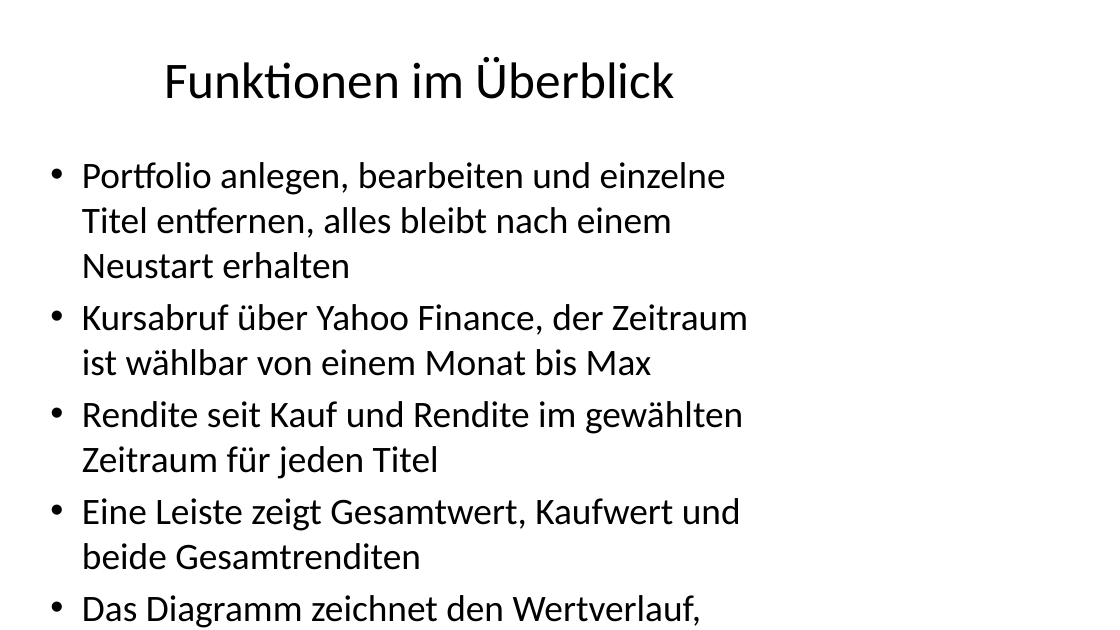
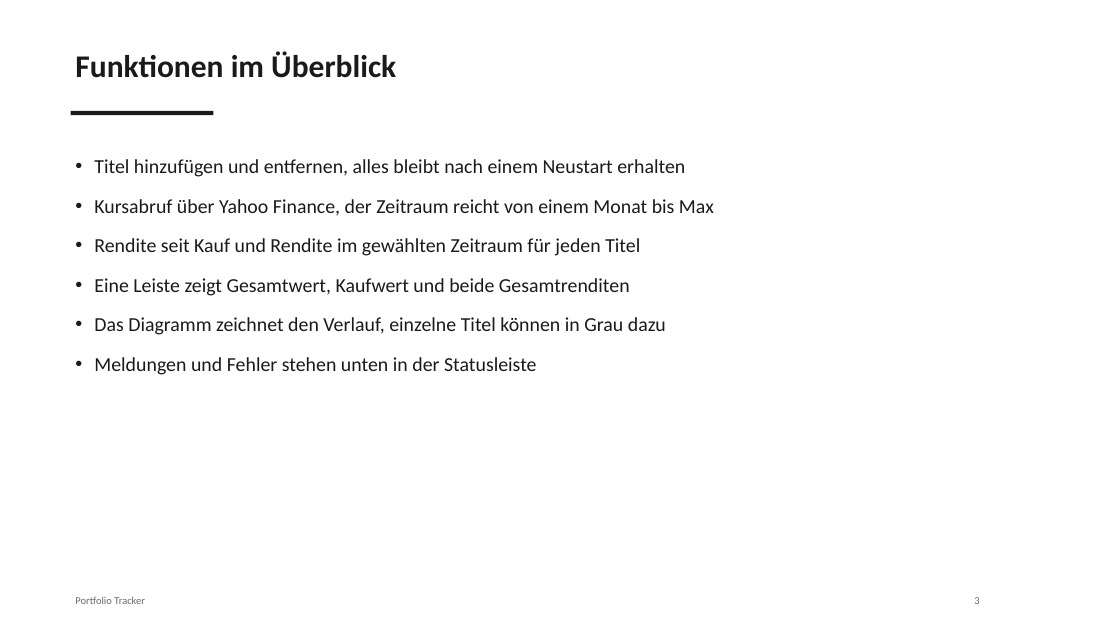
Before and after one commit to Apewee/PortfolioTracker, a slide deck: slide 4 of PortfolioPräsentation.pptx. Drawn at 1120x630 pixels with LibreOffice and Linux fonts; fonts in the diff are those of the drawing. Boxes give left, top, right and bottom in pixels: in the first picture for what was removed or moved away, otherwise in the second. Text is boxed around its words. In the diff, an @@ line names an element or a change of style, - is before the commit and + after.

```diff
--- a/PortfolioPräsentation.pptx
+++ b/PortfolioPräsentation.pptx
@@ text "Funktionen im Überblick": place and size @@
-text "Funktionen im Überblick" at bbox=[164, 57, 675, 99]
+text "Funktionen im Überblick" at bbox=[75, 51, 396, 78]
@@ text "Funktionen im Überblick" at bbox=[75, 51, 396, 78]: size 44 to 27 pt, text colour #000000 to #1A1A1A, bold on; alignment centre to left; vertical alignment middle to top @@
@@ rectangle added at bbox=[71, 111, 213, 115], fill #1A1A1A @@
@@ text "Titel hinzufügen und entfernen, alles ...": place and size @@
-text "Titel hinzufügen und entfernen, alles ..." at bbox=[82, 162, 748, 628]
+text "Titel hinzufügen und entfernen, alles ..." at bbox=[94, 159, 714, 375]
@@ text at bbox=[94, 159, 714, 216]: text changed; size 32 to 17 pt; text colour #000000 to #1A1A1A @@
-• Portfolio anlegen, bearbeiten und einzelne Titel entfernen, alles bleibt nach einem Neustart erhalten
-• Kursabruf über Yahoo Finance, der Zeitraum ist wählbar von einem Monat bis Max
+• Titel hinzufügen und entfernen, alles bleibt nach einem Neustart erhalten
+• Kursabruf über Yahoo Finance, der Zeitraum reicht von einem Monat bis Max
@@ text at bbox=[94, 238, 640, 375]: size 32 to 17 pt, text colour #000000 to #1A1A1A in "Rendite seit Kauf und Rendite im gewählten ...", "Eine Leiste zeigt Gesamtwert, Kaufwert und beide ...", "Meldungen und Fehler stehen unten in der ..."; indent changed; line spacing 1 to 1.12; more space between paragraphs @@
@@ text at bbox=[94, 317, 666, 335]: text changed; size 32 to 17 pt; text colour #000000 to #1A1A1A @@
-• Das Diagramm zeichnet den Wertverlauf, einzelne Titel können zusätzlich in Grau angezeigt werden
+• Das Diagramm zeichnet den Verlauf, einzelne Titel können in Grau dazu
@@ text added at bbox=[75, 597, 145, 604], 9 pt, text #6B6B6B @@
+Portfolio Tracker
@@ text added at bbox=[974, 597, 979, 604], 9 pt, text #6B6B6B @@
+3
```
Also in this commit, not shown: 8 other slides changed, 1 slide added.
